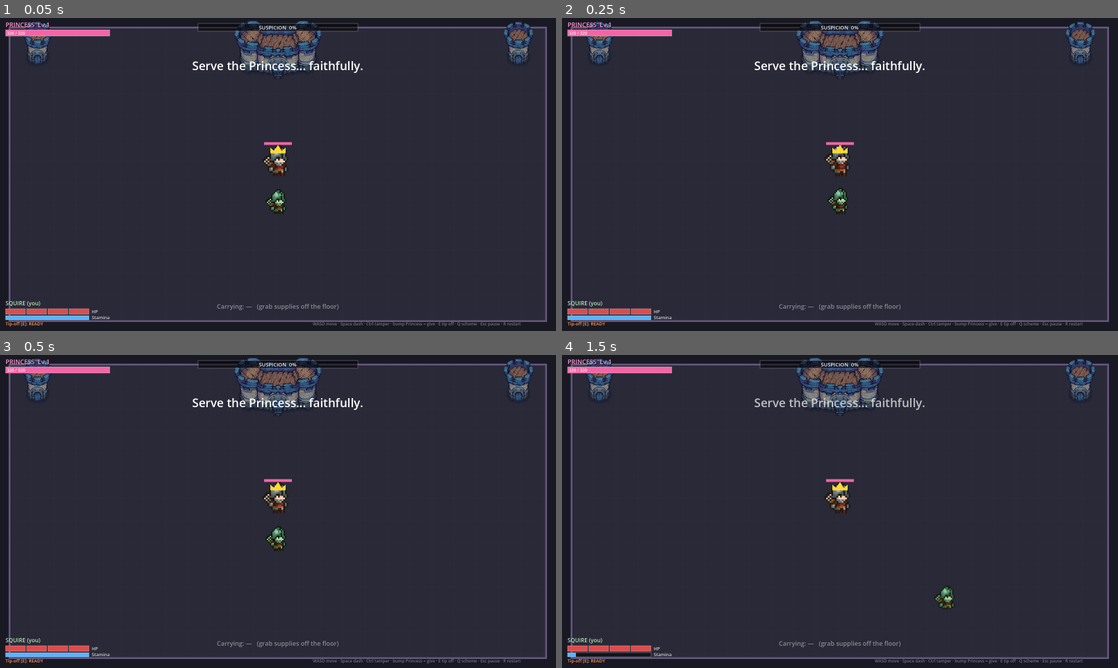
Above: before the commit, frames 1-4 (two rows, left to right).
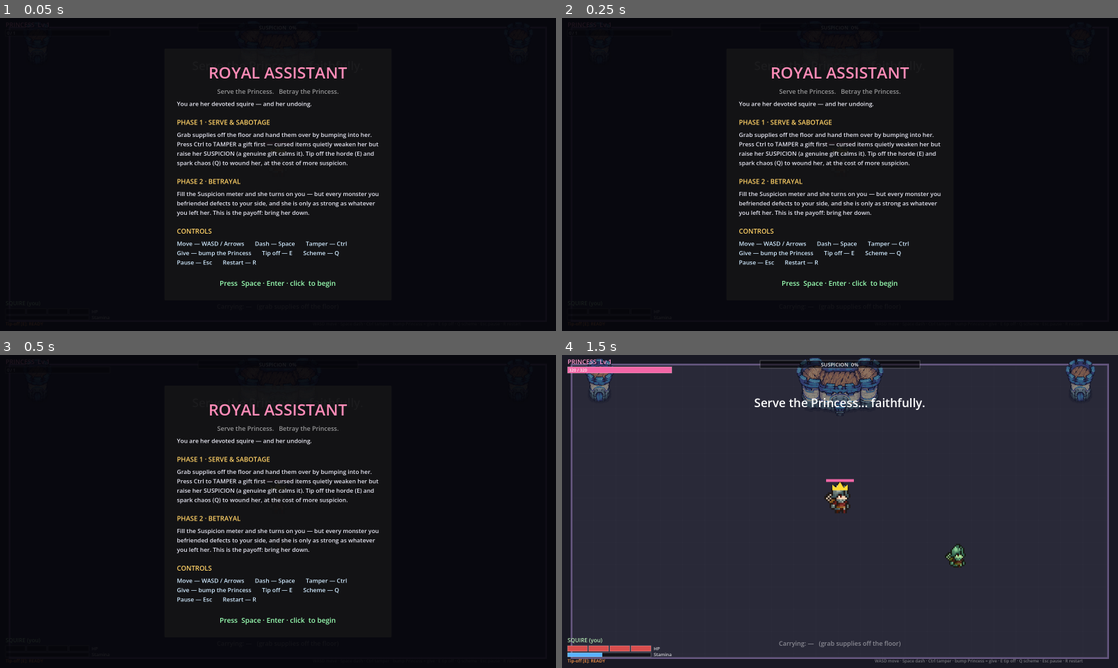
Above: after the commit, the same moments.

Repository: Razer256g4/SquireUsydGameJam
Game: Godot game, scene res://Main.tscn
The game is run twice, just before and just after one commit, with the same random seed, the same clock (stepped at 60 frames per second) and the same inputs.
Inputs (mouse positions are in pixels of both pictures, inside the frame that each line leads up to):
- Up to frame 1 (0.05 s): no input
- Up to frame 2 (0.25 s): no input
- Up to frame 3 (0.5 s): no input
- Up to frame 4 (1.5 s): tap Space at 0.5, 0.77, 1.07 s; move the mouse to (962, 495) at 0.52 s; hold D 0.53-1.28 s; tap Enter at 0.6 s; click (962, 495) at 0.67 s; tap Keypad Enter at 0.8, 1.35 s; move the mouse to (728, 527) at 1.27 s; hold S from 1.28 s (still down); click (728, 527) at 1.42 s

The runs differ from the first frame. In frame 1, 91% of the frame differs, in the area x 0-99%, y 0-99%; in frame 2, 91%; in frame 3, 91%; in frame 4, 0.7%.

Commit message:
Add start-of-run briefing screen; aim plane crash at the Princess
- IntroScreen overlay: premise (the betrayal) + controls, pauses until
  dismissed (Space/Enter/click), shown once per session so R restarts skip it.
  Mutes the pause menu while up to avoid Esc conflicts. Loaded via preload in
  game.gd (by path) so it resolves before the editor registers the new class.

- Plane crash (_ev_plane) now targets the Princess's position at the moment
  the scheme fires (clamped to arena), instead of a random point — she can
  still dodge the telegraphed circle before it lands.

Co-Authored-By: Claude Opus 4.8 (1M context) <noreply@anthropic.com>

Diff:
--- a/scripts/events.gd
+++ b/scripts/events.gd
@@ -82,8 +82,16 @@
 
 # --- events ----------------------------------------------------------------
 func _ev_plane() -> void:
-	var center: Vector2 = _game._random_inner_point()
 	var radius := 150.0
+	# Aim the crash at the Princess's position the moment the scheme fires — she's the
+	# target. The telegraph still gives PLANE_DELAY to clear the blast circle, so a
+	# moving Princess can dodge it (and you must mind it too).
+	var center: Vector2
+	var pr := _game.princess
+	if pr and is_instance_valid(pr):
+		center = Game.clamp_to_arena(pr.global_position, radius)
+	else:
+		center = _game._random_inner_point()
 	if _game.hud:
 		_game.hud.announce("INCOMING!")
 		_game.hud.squire_say(Lines.pick(Lines.PLANE_SQUIRE))
--- a/scripts/game.gd
+++ b/scripts/game.gd
@@ -16,6 +16,9 @@
 ## initial/fallback. Everything (HUD, spawns, clamps, scenery, floor) derives from it.
 static var arena := Vector2(1600, 900)
 const WALL_MARGIN := 28.0
+# Loaded by path (not the `IntroScreen` global) so it resolves even before the editor
+# has registered the new class — avoids a "class not declared" parse error on first run.
+const INTRO_SCREEN = preload("res://scripts/intro.gd")
 
 # --- pacing / difficulty tuning ---
 const FIRST_INTERMISSION := 3.5
@@ -91,6 +94,10 @@
 	add_child(event_director)
 
 	add_child(PauseMenu.new())
+
+	# Start-of-run briefing (premise + controls), shown once per session.
+	if not INTRO_SCREEN.seen:
+		add_child(INTRO_SCREEN.new())
 
 	# Camera centred on the arena keeps the exact current framing (arena == viewport),
 	# and lets screen-shake jitter the view via its offset without moving any node.
--- /dev/null
+++ b/scripts/intro.gd
@@ -0,0 +1,104 @@
+extends CanvasLayer
+class_name IntroScreen
+## Start-of-run briefing: the betrayal premise + controls. Pauses the game until
+## dismissed, and shows only once per session so quick restarts (R) don't nag.
+## Built from real Control nodes like PauseMenu, so it's crisp at any resolution.
+
+static var seen := false
+
+var _done := false
+var _pause_menu: Node = null      # muted while we're up so Esc can't fight the overlay
+
+func _ready() -> void:
+	layer = 25                                  # above HUD (10) and the pause menu (20)
+	process_mode = Node.PROCESS_MODE_ALWAYS
+	for sib in get_parent().get_children():
+		if sib is PauseMenu:
+			_pause_menu = sib
+			sib.process_mode = Node.PROCESS_MODE_DISABLED
+	_build()
+	get_tree().paused = true
+
+func _build() -> void:
+	var dim := ColorRect.new()
+	dim.color = Color(0.02, 0.02, 0.04, 0.9)
+	dim.set_anchors_preset(Control.PRESET_FULL_RECT)
+	dim.mouse_filter = Control.MOUSE_FILTER_STOP
+	add_child(dim)
+
+	var center := CenterContainer.new()
+	center.set_anchors_preset(Control.PRESET_FULL_RECT)
+	add_child(center)
+
+	var panel := PanelContainer.new()
+	center.add_child(panel)
+
+	var margin := MarginContainer.new()
+	for side in ["left", "right", "top", "bottom"]:
+		margin.add_theme_constant_override("margin_" + side, 36)
+	panel.add_child(margin)
+
+	var box := VBoxContainer.new()
+	box.add_theme_constant_override("separation", 10)
+	margin.add_child(box)
+
+	_label(box, "ROYAL ASSISTANT", 46, Color(1.0, 0.55, 0.72), true)
+	_label(box, "Serve the Princess.   Betray the Princess.", 18, Color(1, 1, 1, 0.55), true)
+	_label(box, "You are her devoted squire — and her undoing.", 17, Color(0.92, 0.92, 0.96))
+
+	_space(box, 8)
+	_label(box, "PHASE 1 · SERVE & SABOTAGE", 19, Color(1.0, 0.82, 0.4))
+	_label(box, "Grab supplies off the floor and hand them over by bumping into her.\n" +
+		"Press Ctrl to TAMPER a gift first — cursed items quietly weaken her but\n" +
+		"raise her SUSPICION (a genuine gift calms it). Tip off the horde (E) and\n" +
+		"spark chaos (Q) to wound her, at the cost of more suspicion.", 17, Color(0.9, 0.9, 0.95))
+
+	_space(box, 8)
+	_label(box, "PHASE 2 · BETRAYAL", 19, Color(1.0, 0.82, 0.4))
+	_label(box, "Fill the Suspicion meter and she turns on you — but every monster you\n" +
+		"befriended defects to your side, and she is only as strong as whatever\n" +
+		"you left her. This is the payoff: bring her down.", 17, Color(0.9, 0.9, 0.95))
+
+	_space(box, 8)
+	_label(box, "CONTROLS", 19, Color(1.0, 0.82, 0.4))
+	_label(box, "Move — WASD / Arrows       Dash — Space       Tamper — Ctrl\n" +
+		"Give — bump the Princess       Tip off — E       Scheme — Q\n" +
+		"Pause — Esc       Restart — R", 17, Color(0.82, 0.92, 1.0))
+
+	_space(box, 14)
+	_label(box, "Press  Space · Enter · click  to begin", 20, Color(0.6, 1.0, 0.7), true)
+
+func _label(box: VBoxContainer, text: String, size: int, col: Color, center := false) -> void:
+	var l := Label.new()
+	l.text = text
+	l.add_theme_font_size_override("font_size", size)
+	l.add_theme_color_override("font_color", col)
+	if center:
+		l.horizontal_alignment = HORIZONTAL_ALIGNMENT_CENTER
+	box.add_child(l)
+
+func _space(box: VBoxContainer, h: int) -> void:
+	var s := Control.new()
+	s.custom_minimum_size = Vector2(0, h)
+	box.add_child(s)
+
+func _input(event: InputEvent) -> void:
+	if event is InputEventKey and event.pressed and not event.echo:
+		var k := (event as InputEventKey).keycode
+		if k == KEY_SPACE or k == KEY_ENTER or k == KEY_KP_ENTER:
+			_dismiss()
+		get_viewport().set_input_as_handled()       # swallow ALL keys while the briefing is up
+	elif event is InputEventMouseButton and event.pressed:
+		_dismiss()
+		get_viewport().set_input_as_handled()
+
+func _dismiss() -> void:
+	if _done:
+		return
+	_done = true
+	seen = true
+	if _pause_menu:
+		_pause_menu.process_mode = Node.PROCESS_MODE_ALWAYS
+	get_tree().paused = false
+	Sfx.play("ui_click")
+	queue_free()
Not shown, added: scripts/intro.gd.uid
